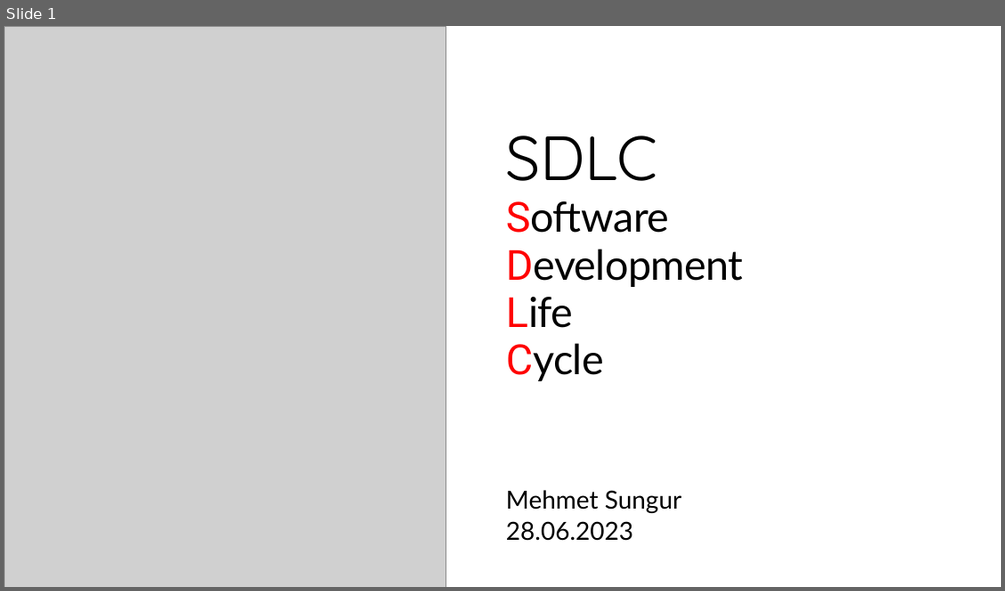
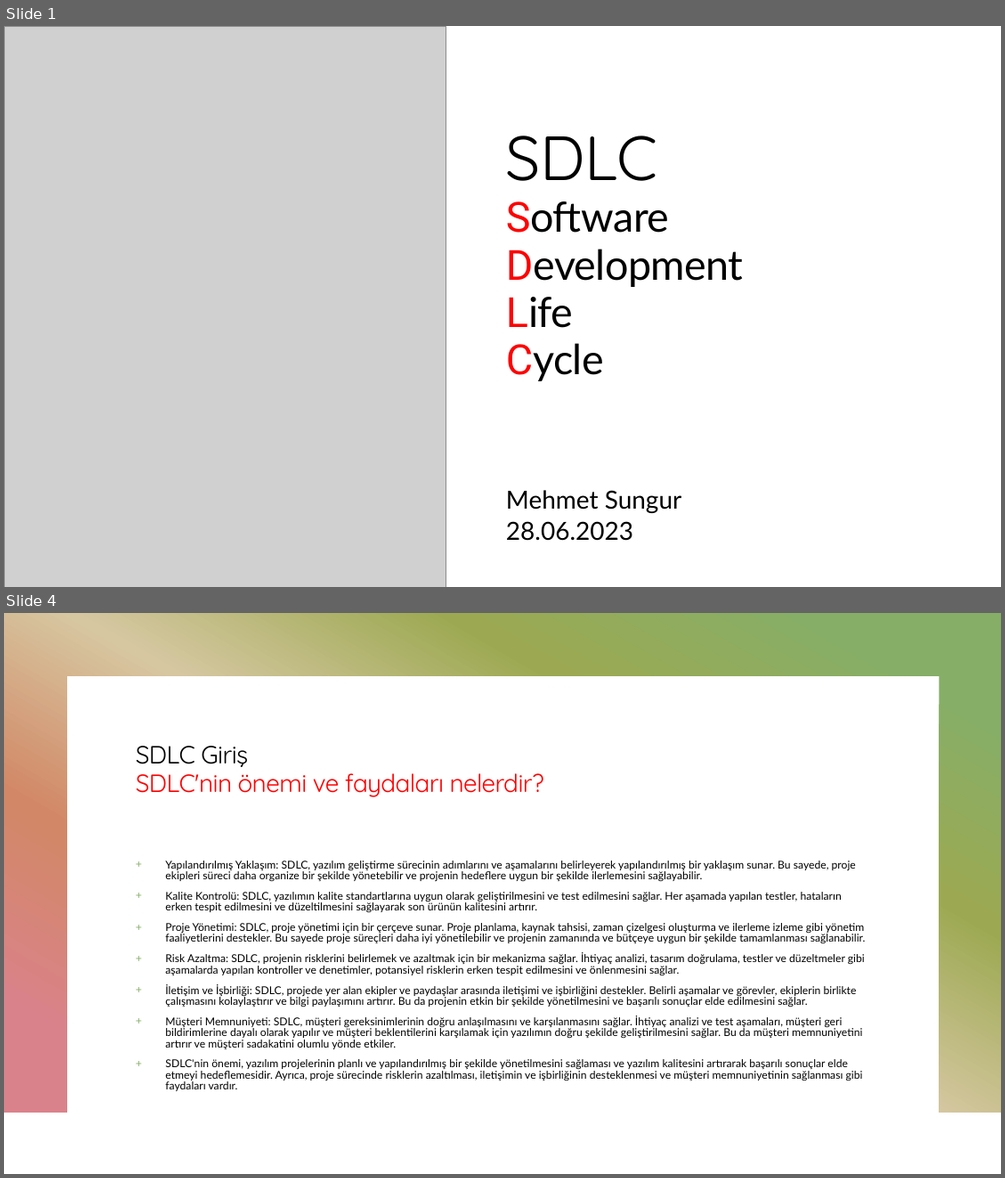
Before and after one commit to mehmetsungur/SDLC, a slide deck: SDLC.pptx. Shown one above the other, each under a label of ours: slide 1 before the commit, slides 1 and 4 after it; the slides between them are not shown. The pictures are 1005x591 and 1005x1178 pixels, drawn with LibreOffice and Linux fonts; fonts in the diff are those of the drawing; grey boxes stand for pictures. Boxes give left, top, right and bottom in pixels: in the first picture for what was removed or moved away, otherwise in the second. Text is boxed around its words. In the diff, an @@ line names an element or a change of style, - is before the commit and + after.

```diff
--- a/SDLC.pptx
+++ b/SDLC.pptx
@@ slide 4 added at <box>4,613,1001,1174</box>, background #FFFFFF; not listed: 1 template element that a slide beside it also shows @@
@@ title added at <box>136,746,544,797</box>, 24 pt, text #FF0000 @@
+SDLC Giriş
+SDLC'nin önemi ve faydaları nelerdir?
@@ text added at <box>165,860,866,1091</box>, 10.4 pt, text #000000 @@
++ Yapılandırılmış Yaklaşım: SDLC, yazılım geliştirme sürecinin adımlarını ve aşamalarını belirleyerek yapılandırılmış bir yaklaşım sunar. Bu sayede, proje ekipleri süreci daha organize bir şekilde yönetebilir ve projenin hedeflere uygun bir şekilde ilerlemesini sağlayabilir.
++ Kalite Kontrolü: SDLC, yazılımın kalite standartlarına uygun olarak geliştirilmesini ve test edilmesini sağlar. Her aşamada yapılan testler, hataların erken tespit edilmesini ve düzeltilmesini sağlayarak son ürünün kalitesini artırır.
++ Proje Yönetimi: SDLC, proje yönetimi için bir çerçeve sunar. Proje planlama, kaynak tahsisi, zaman çizelgesi oluşturma ve ilerleme izleme gibi yönetim faaliyetlerini destekler. Bu sayede proje süreçleri daha iyi yönetilebilir ve projenin zamanında ve bütçeye uygun bir şekilde tamamlanması sağlanabilir.
++ Risk Azaltma: SDLC, projenin risklerini belirlemek ve azaltmak için bir mekanizma sağlar. İhtiyaç analizi, tasarım doğrulama, testler ve düzeltmeler gibi aşamalarda yapılan kontroller ve denetimler, potansiyel risklerin erken tespit edilmesini ve önlenmesini sağlar.
++ İletişim ve İşbirliği: SDLC, projede yer alan ekipler ve paydaşlar arasında iletişimi ve işbirliğini destekler. Belirli aşamalar ve görevler, ekiplerin birlikte çalışmasını kolaylaştırır ve bilgi paylaşımını artırır. Bu da projenin etkin bir şekilde yönetilmesini ve başarılı sonuçlar elde edilmesini sağlar.
++ Müşteri Memnuniyeti: SDLC, müşteri gereksinimlerinin doğru anlaşılmasını ve karşılanmasını sağlar. İhtiyaç analizi ve test aşamaları, müşteri geri bildirimlerine dayalı olarak yapılır ve müşteri beklentilerini karşılamak için yazılımın doğru şekilde geliştirilmesini sağlar. Bu da müşteri memnuniyetini artırır ve müşteri sadakatini olumlu yönde etkiler.
++ SDLC'nin önemi, yazılım projelerinin planlı ve yapılandırılmış bir şekilde yönetilmesini sağlaması ve yazılım kalitesini artırarak başarılı sonuçlar elde etmeyi hedeflemesidir. Ayrıca, proje sürecinde risklerin azaltılması, iletişimin ve işbirliğinin desteklenmesi ve müşteri memnuniyetinin sağlanması gibi faydaları vardır.
```
Also in this commit, not shown: 3 slides changed, 11 other slides added.
